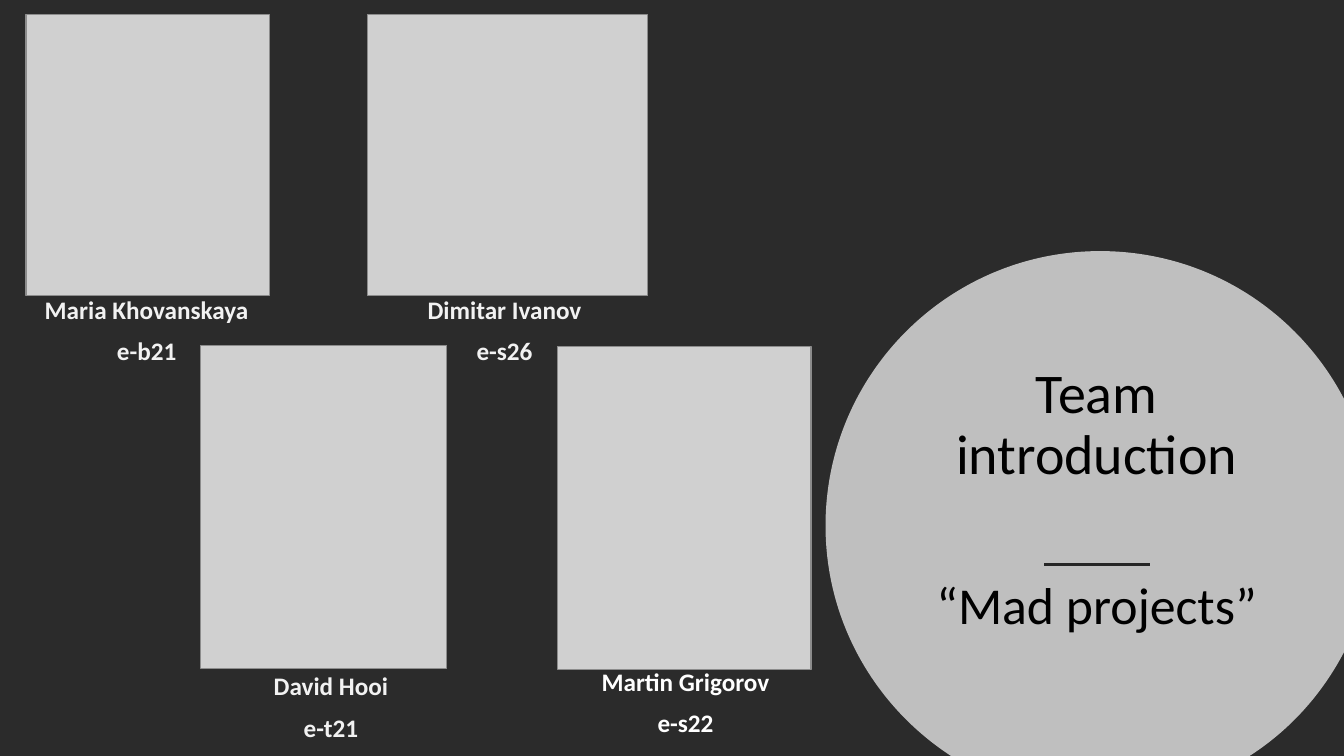
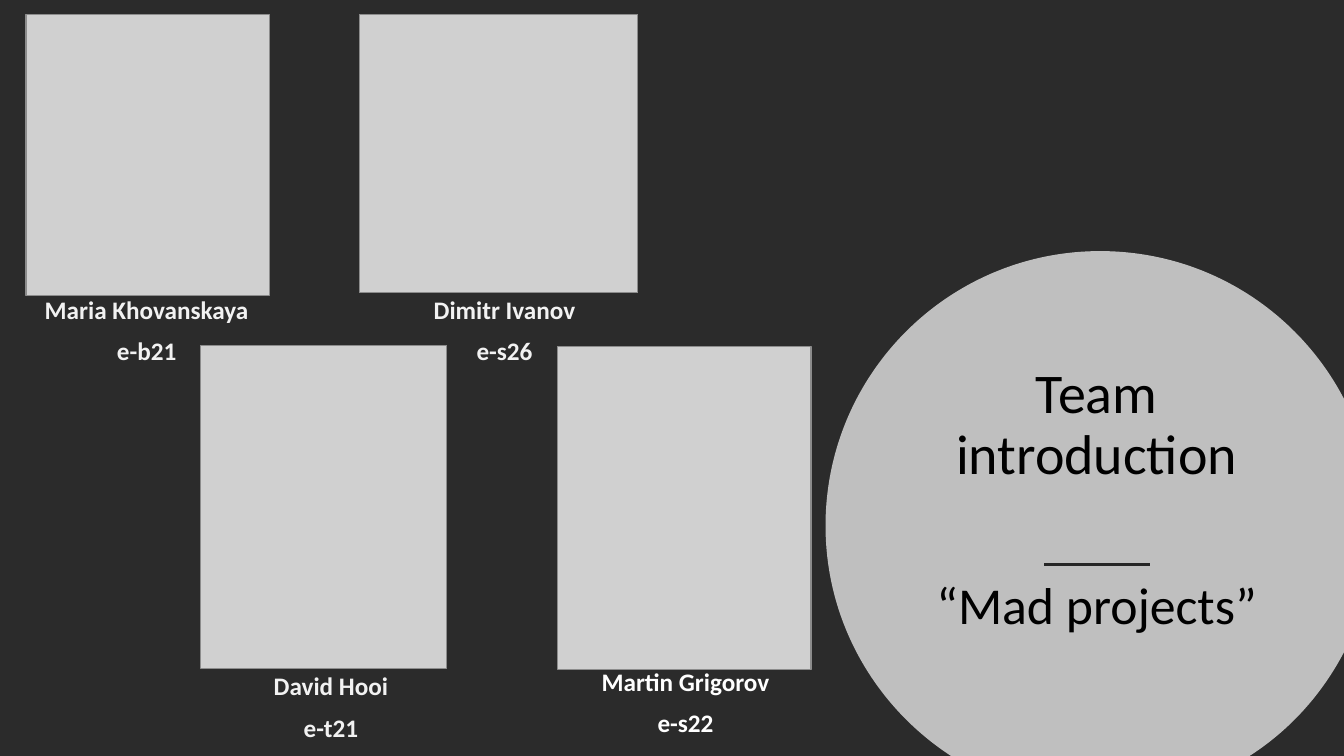
Before and after one commit to martinGrig/ProP_Project, a slide deck: slide 1 of Final presentation/Presentation.pptx. Drawn at 1344x756 pixels with LibreOffice and Linux fonts; fonts in the diff are those of the drawing; grey boxes stand for pictures; background and template pictures are left out; a plain dark background stands for a picture behind light text. Boxes give left, top, right and bottom in pixels: in the first picture for what was removed or moved away, otherwise in the second. Text is boxed around its words. In the diff, an @@ line names an element or a change of style, - is before the commit and + after.

```diff
--- a/Final presentation/Presentation.pptx
+++ b/Final presentation/Presentation.pptx
@@ picture: place and size @@
-picture at box(368, 15, 648, 296)
+picture at box(360, 14, 638, 292)
@@ text at box(434, 301, 576, 319): text changed @@
-Dimitar Ivanov
+Dimitr Ivanov
```
Also in this commit, not shown: 6 other slides changed, 1 other file.
